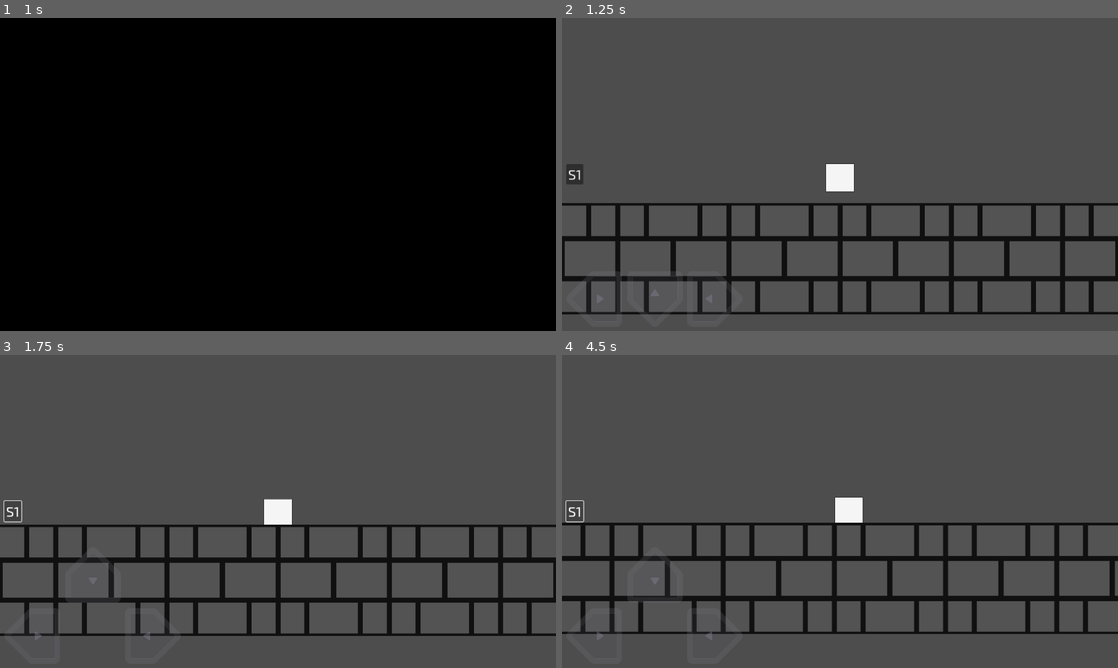
Above: before the commit, frames 1-4 (two rows, left to right).
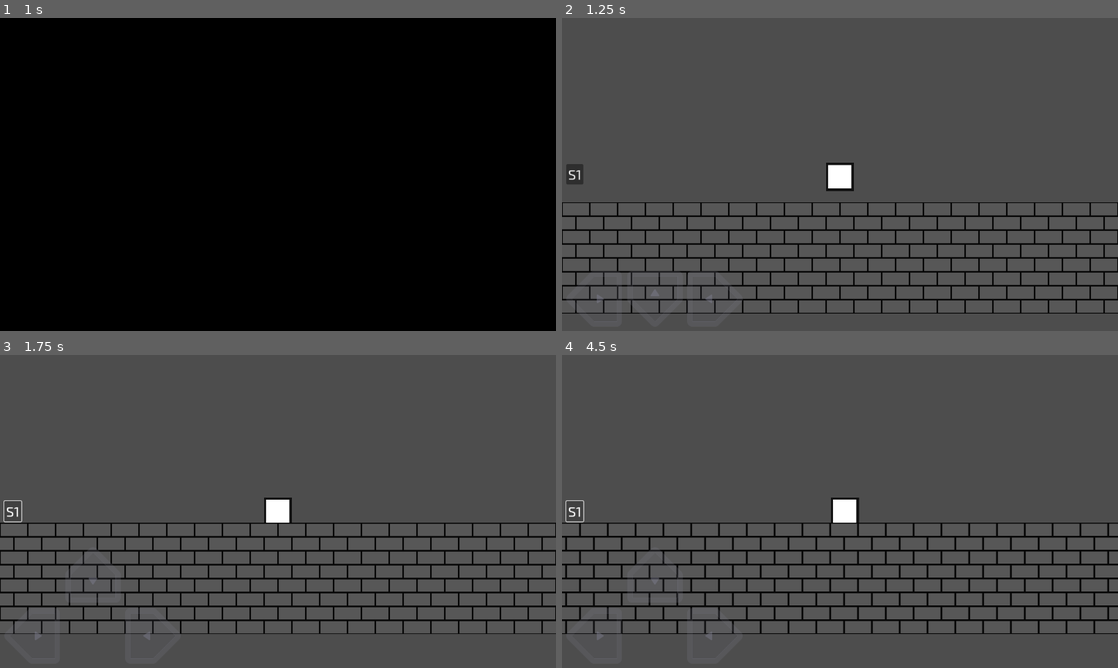
Above: after the commit, the same moments.

Repository: riizlaah/forces-of-box
Game: Godot game, scene res://scenes/main_menu.tscn
The game is run twice, just before and just after one commit, with the same random seed, the same clock (stepped at 60 frames per second) and the same inputs.
Inputs:
- Up to frame 1 (1 s): click "Play" at 0.5 s
- Up to frame 2 (1.25 s): no input
- Up to frame 3 (1.75 s): click "S1" at 1.25 s
- Up to frame 4 (4.5 s): click "S1" at 2 s; click "S1" at 2.75 s; tap Enter at 3.5 s; tap A (a) at 3.6 s; tap D (d) at 3.8, 4.35 s

Frame 1 is identical in both runs. In frame 2, 12% of the frame differs, in the area x 0-100%, y 46-95%; in frame 3, 13%; in frame 4, 14%, in the area x 0-100%, y 45-89%.

Commit message:
change: asset

Diff:
--- a/scenes/player.tscn
+++ b/scenes/player.tscn
@@ -1,7 +1,7 @@
 [gd_scene load_steps=7 format=3 uid="uid://bm5jqvc4whkv2"]
 
 [ext_resource type="Script" uid="uid://dlcgcnasmo1d0" path="res://scripts/player.gd" id="1_qhqgy"]
-[ext_resource type="Texture2D" uid="uid://cyyxh57a4fy1h" path="res://assets/duochrome/box.png" id="2_qlg0r"]
+[ext_resource type="Texture2D" uid="uid://dkw73fev77d1j" path="res://assets/duochrome/box1.png" id="2_qlg0r"]
 [ext_resource type="PackedScene" uid="uid://dpjiogfvcw654" path="res://scenes/dpad.tscn" id="3_qhqgy"]
 [ext_resource type="FontFile" uid="uid://bmubmb6qxmmmi" path="res://assets/fonts/Exo2-Medium.ttf" id="4_qlg0r"]
 [ext_resource type="Script" uid="uid://bpda8ypbqjj5x" path="res://scripts/function_applier.gd" id="5_qlg0r"]
@@ -15,10 +15,12 @@
 script = ExtResource("1_qhqgy")
 
 [node name="Camera2D" type="Camera2D" parent="."]
+limit_enabled = false
 position_smoothing_enabled = true
+position_smoothing_speed = 10.0
 
 [node name="Sprite2D" type="Sprite2D" parent="."]
-scale = Vector2(0.26, 0.26)
+scale = Vector2(1.01, 1.01)
 texture = ExtResource("2_qlg0r")
 region_rect = Rect2(0, 0, 256, 256)
 
--- a/scenes/test_level.tscn
+++ b/scenes/test_level.tscn
@@ -1,7 +1,7 @@
 [gd_scene load_steps=4 format=3 uid="uid://c833ybfa81h5s"]
 
 [ext_resource type="PackedScene" uid="uid://bm5jqvc4whkv2" path="res://scenes/player.tscn" id="1_paw1w"]
-[ext_resource type="Texture2D" uid="uid://ckuhnef51a3xq" path="res://assets/duochrome/brick.png" id="2_paw1w"]
+[ext_resource type="Texture2D" uid="uid://ce01agul104xg" path="res://assets/duochrome/box2.png" id="2_paw1w"]
 
 [sub_resource type="RectangleShape2D" id="RectangleShape2D_2venv"]
 size = Vector2(2048, 256)
Binary file removed: assets/duochrome/box.png
Not shown, removed: assets/duochrome/box.png.import
Binary file changed: assets/duochrome/box1.png
Binary file changed: assets/duochrome/box2.png
Binary file changed: assets/duochrome/box3.png
Binary file added: assets/duochrome/box4.png
Not shown, changed: assets/duochrome/box4.png.import
Binary file changed: assets/duochrome/box5.png
Binary file removed: assets/duochrome/brick.png
Not shown, removed: assets/duochrome/brick.png.import
Binary file removed: assets/duochrome/brick2.png
Binary file changed: assets/duochrome/circle.png
(and 1 more such lines)
